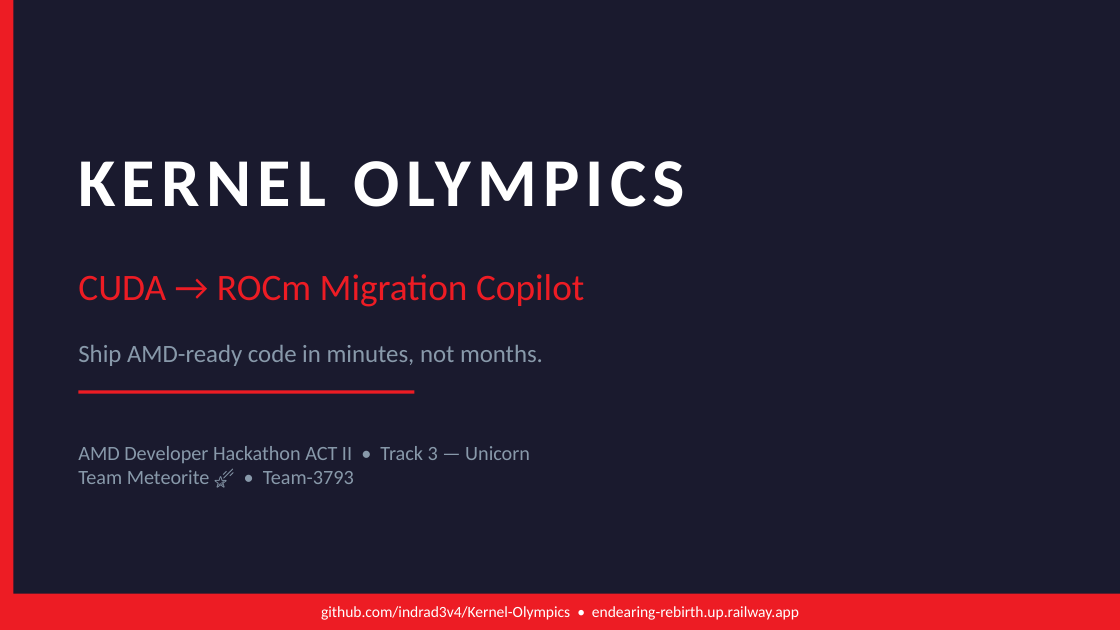
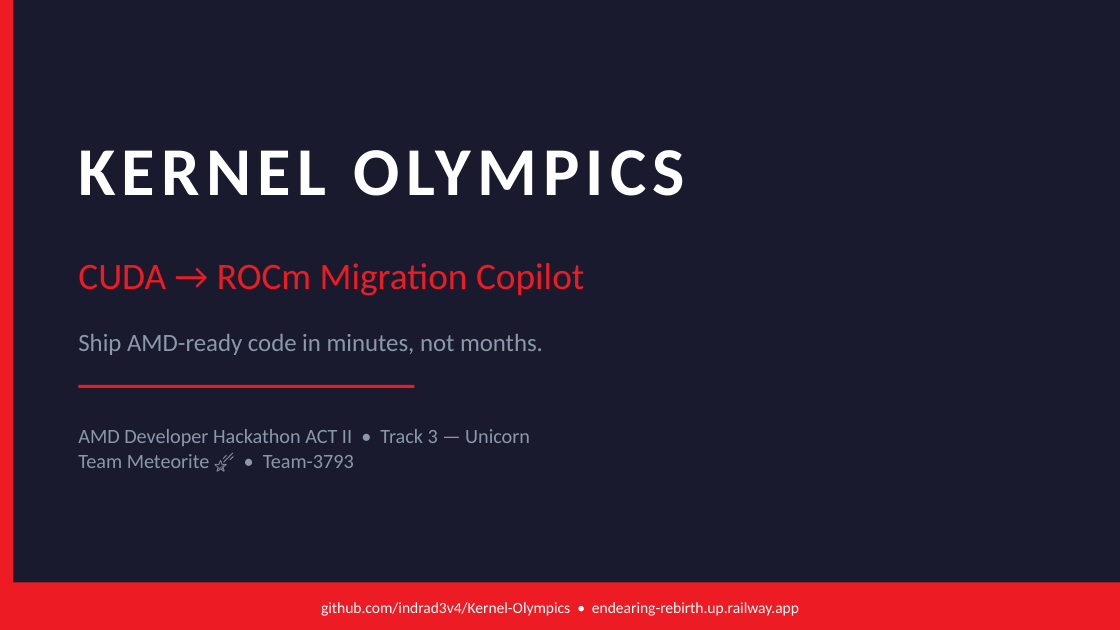
Before and after one commit to indrad3v4/Kernel-Olympics, a slide deck: slide 1 of slides/KernelOlympics_Deck.pptx. Drawn at 1120x630 pixels with LibreOffice and Linux fonts; fonts in the diff are those of the drawing. Boxes give left, top, right and bottom in pixels: in the first picture for what was removed or moved away, otherwise in the second. Text is boxed around its words. In the diff, an @@ line names an element or a change of style, - is before the commit and + after.

```diff
--- a/slides/KernelOlympics_Deck.pptx
+++ b/slides/KernelOlympics_Deck.pptx
@@ 3 texts: place and size @@
-3 texts at [78,161,685,366]
+3 texts at [78,150,685,355]
@@ line moved from (78, 392) - (414, 392) to (78, 386) - (414, 386) @@
@@ text "AMD Developer Hackathon ACT II ...": place and size @@
-text "AMD Developer Hackathon ACT II ..." at [78,446,530,484]
+text "AMD Developer Hackathon ACT II ..." at [78,429,530,468]
@@ rectangle: place and size @@
-rectangle at [0,594,1120,630]
+rectangle at [0,582,1120,629]
@@ text "github.com/indrad3v4/Kernel-Olympics • endearing-rebirth.up. ...": place and size @@
-text "github.com/indrad3v4/Kernel-Olympics • endearing-rebirth.up. ..." at [321,606,799,620]
+text "github.com/indrad3v4/Kernel-Olympics • endearing-rebirth.up. ..." at [321,602,799,616]
```
Also in this commit, not shown: 8 other slides changed, 3 other files.
